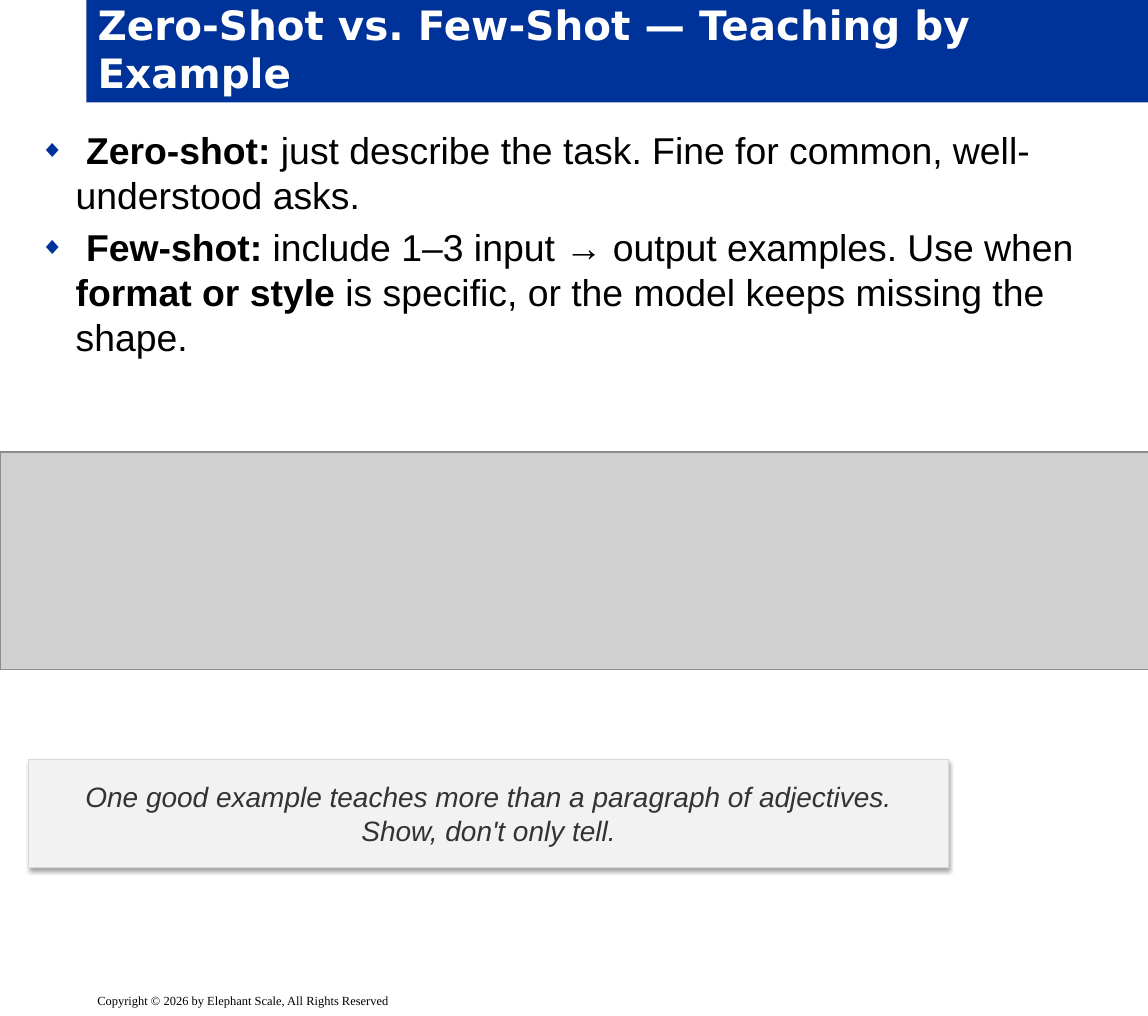
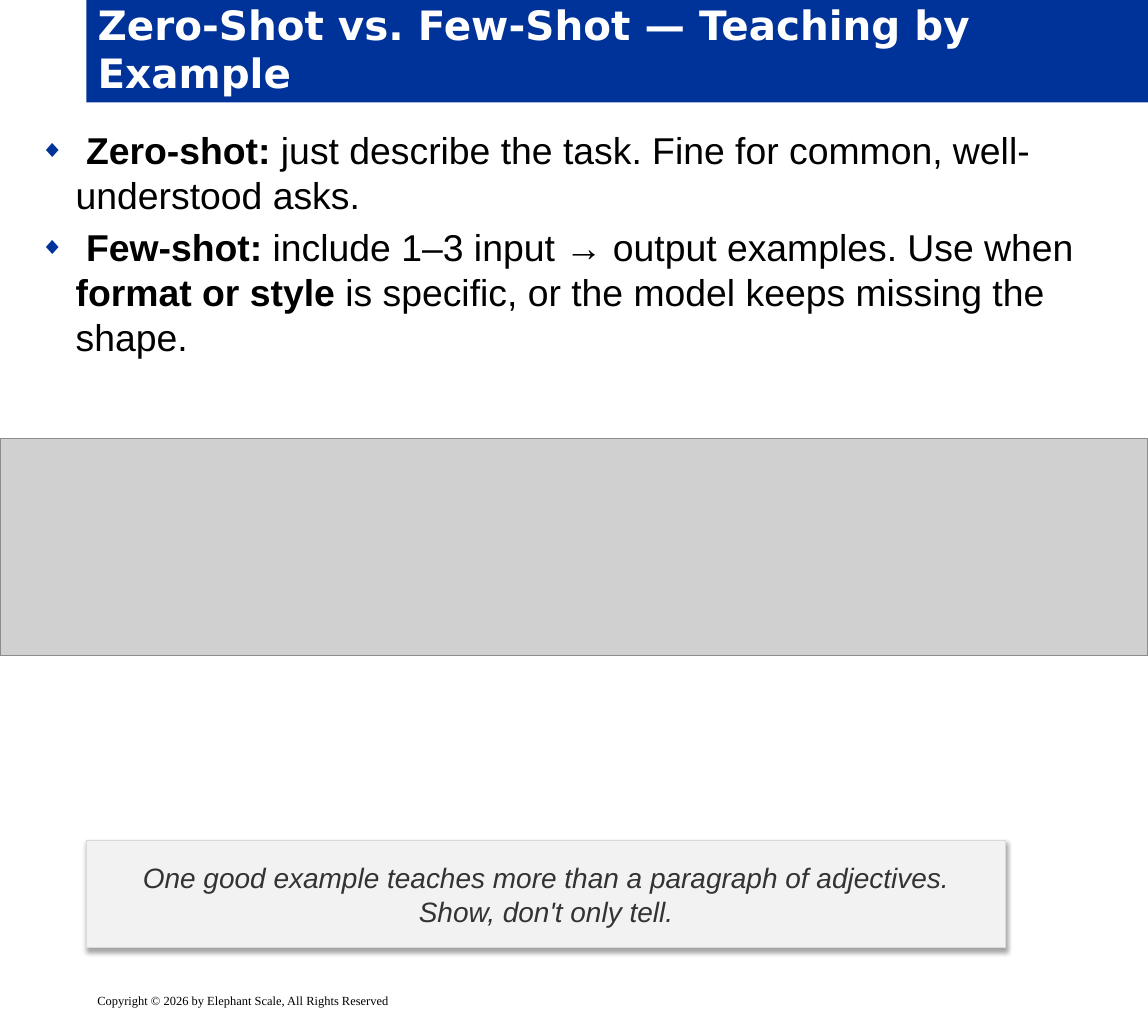
Before and after one commit to elephantscale/Prompt_Engineering_for_Business_Professionals, a slide deck: slide 7 of slides/release/02-anatomy-of-a-prompt.pptx. Drawn at 1148x1016 pixels with LibreOffice and Linux fonts; fonts in the diff are those of the drawing; grey boxes stand for pictures; background and template pictures are left out. Boxes give left, top, right and bottom in pixels: in the first picture for what was removed or moved away, otherwise in the second. Text is boxed around its words. In the diff, an @@ line names an element or a change of style, - is before the commit and + after.

```diff
--- a/slides/release/02-anatomy-of-a-prompt.pptx
+++ b/slides/release/02-anatomy-of-a-prompt.pptx
@@ picture: place and size @@
-picture at bbox=[0, 452, 1148, 670]
+picture at bbox=[0, 439, 1148, 656]
@@ rectangle "One good example teaches more ...": place and size @@
-rectangle "One good example teaches more ..." at bbox=[29, 760, 949, 868]
+rectangle "One good example teaches more ..." at bbox=[86, 841, 1006, 949]
```
Also in this commit, not shown: 8 other slides changed, 1 other file.
